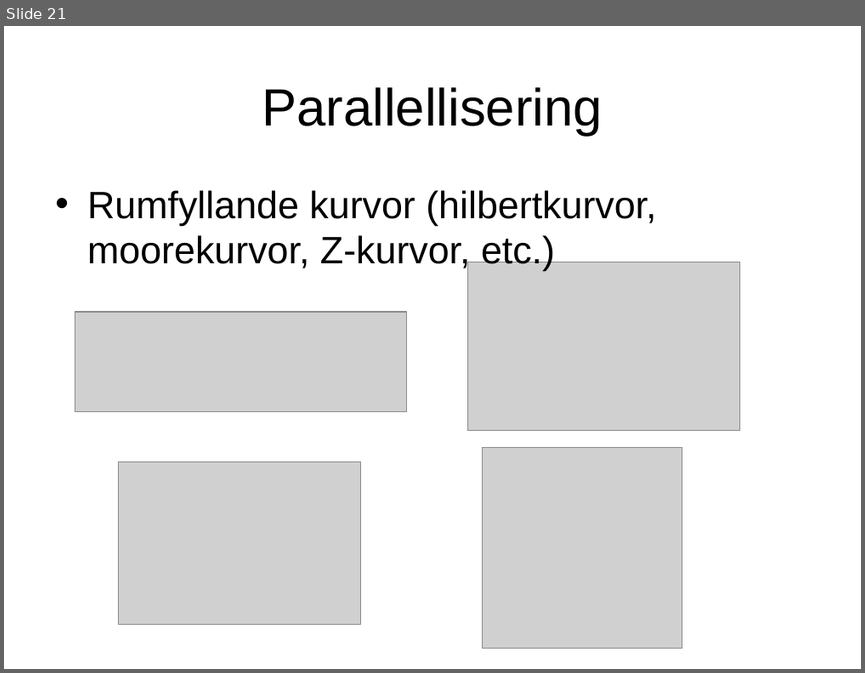
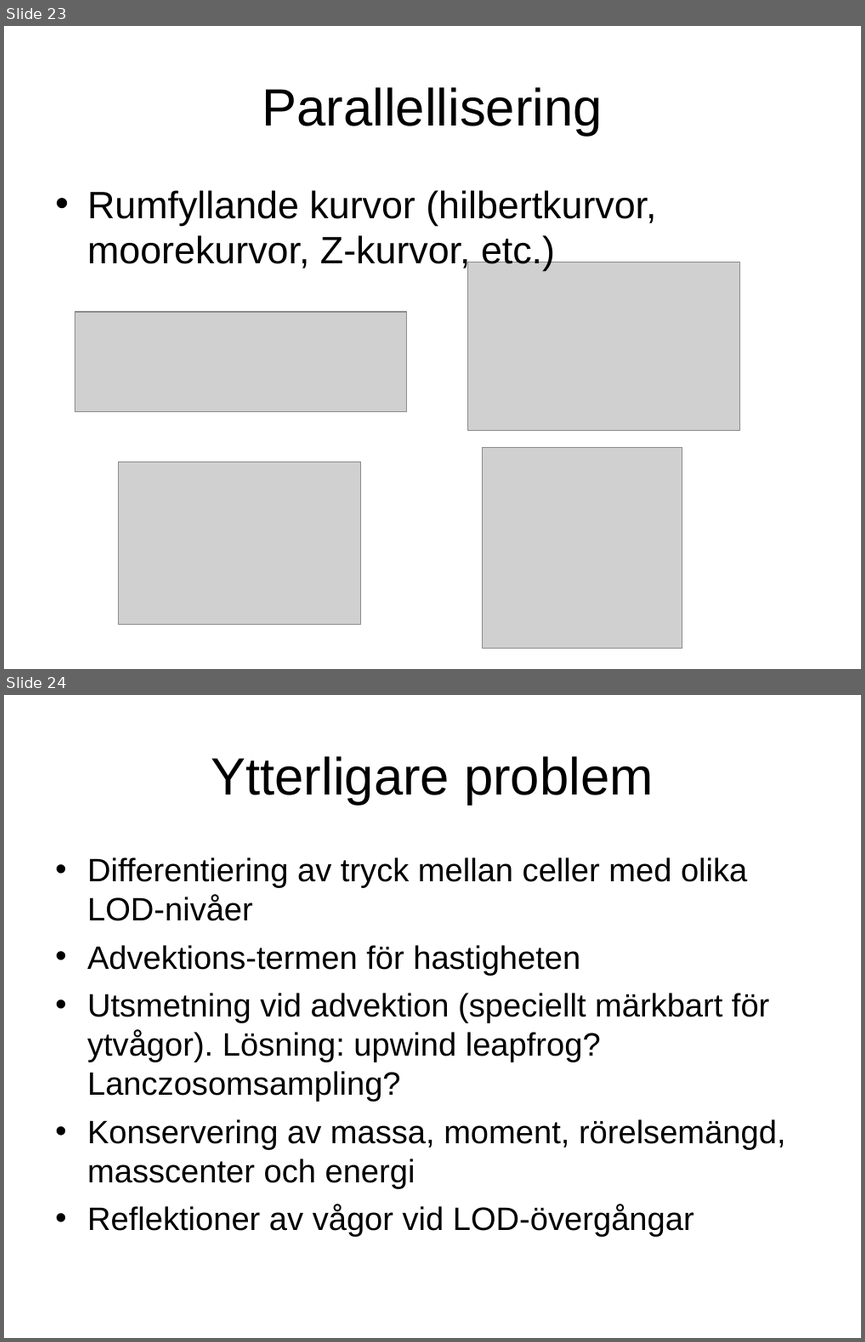
Before and after one commit to krikru/master_thesis, a slide deck: Document/Arbete.ppt. Shown one above the other, each under a label of ours: slide 21 before the commit, slides 23 and 24 after it. The pictures are 865x673 and 865x1342 pixels, drawn with LibreOffice and Linux fonts; fonts in the diff are those of the drawing; grey boxes stand for pictures. Boxes give left, top, right and bottom in pixels: in the first picture for what was removed or moved away, otherwise in the second. Text is boxed around its words. In the diff, an @@ line names an element or a change of style, - is before the commit and + after.

```diff
--- a/Document/Arbete.ppt
+++ b/Document/Arbete.ppt
@@ slide 24 added at <box>4,695,861,1338</box>, background #FFFFFF @@
@@ title added at <box>211,756,653,805</box>, 44 pt, text #000000 @@
+Ytterligare problem
@@ text added at <box>87,857,786,1236</box>, 27.2 pt, text #000000 @@
+• Differentiering av tryck mellan celler med olika LOD-nivåer
+• Advektions-termen för hastigheten
+• Utsmetning vid advektion (speciellt märkbart för ytvågor). Lösning: upwind leapfrog? Lanczosomsampling?
+• Konservering av massa, moment, rörelsemängd, masscenter och energi
+• Reflektioner av vågor vid LOD-övergångar
@@ what was slide 21 is now slide 23 @@
```
Also in this commit, not shown: 4 slides changed, 2 other slides added, 11 other files.
